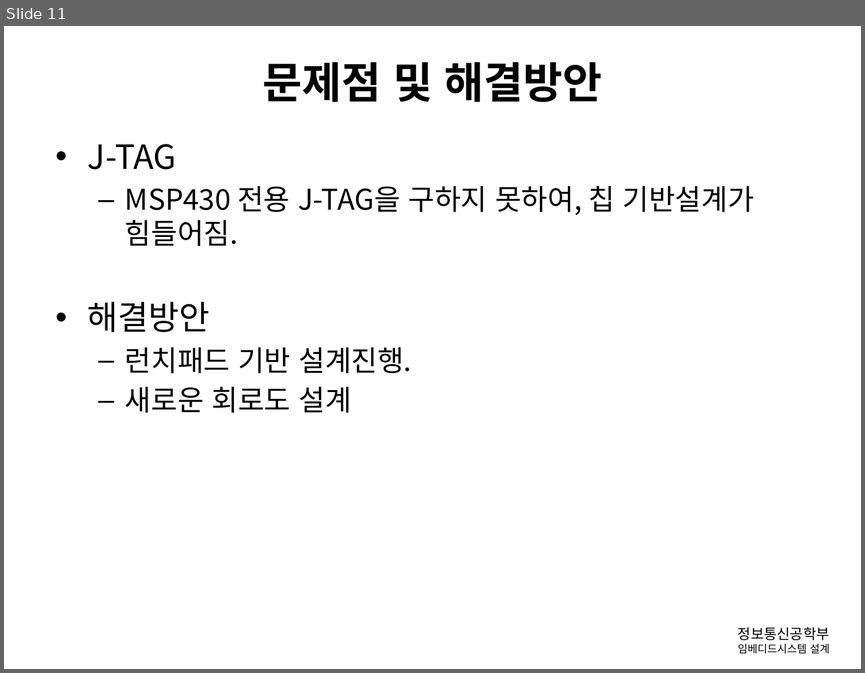
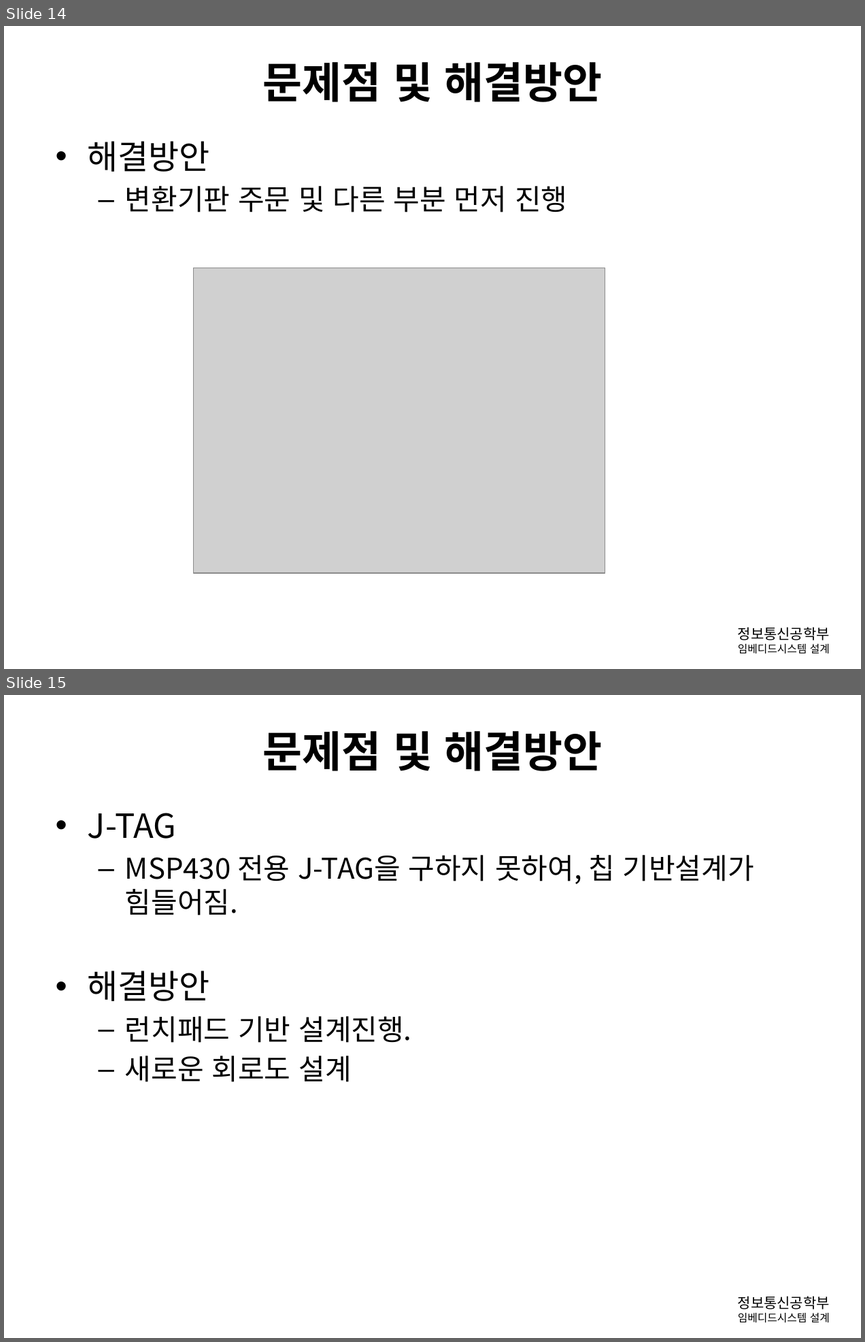
Before and after one commit to gusghrlrl101/Diving-Computer, a slide deck: 발표관련/임베디드_중간보고.pptx. Shown one above the other, each under a label of ours: slide 11 before the commit, slides 14 and 15 after it. The pictures are 865x673 and 865x1342 pixels, drawn with LibreOffice and Linux fonts; fonts in the diff are those of the drawing; grey boxes stand for pictures; background and template pictures are left out. Boxes give left, top, right and bottom in pixels: in the first picture for what was removed or moved away, otherwise in the second. Text is boxed around its words. In the diff, an @@ line names an element or a change of style, - is before the commit and + after.

```diff
--- a/발표관련/임베디드_중간보고.pptx
+++ b/발표관련/임베디드_중간보고.pptx
@@ slide 14 added at bbox=[4, 26, 861, 669], background #000000; not listed: 1 template element that a slide beside it also shows @@
@@ title added at bbox=[263, 62, 602, 102], 36 pt, text #BFFFB4, bold @@
+문제점 및 해결방안
@@ text added at bbox=[88, 141, 567, 212], 24 pt, text #BFFFB4 @@
+• 해결방안
+  – 변환기판 주문 및 다른 부분 먼저 진행
@@ picture added at bbox=[193, 267, 604, 573] @@
@@ what was slide 11 is now slide 15 @@
```
Also in this commit, not shown: 11 slides changed, 3 other slides added.
